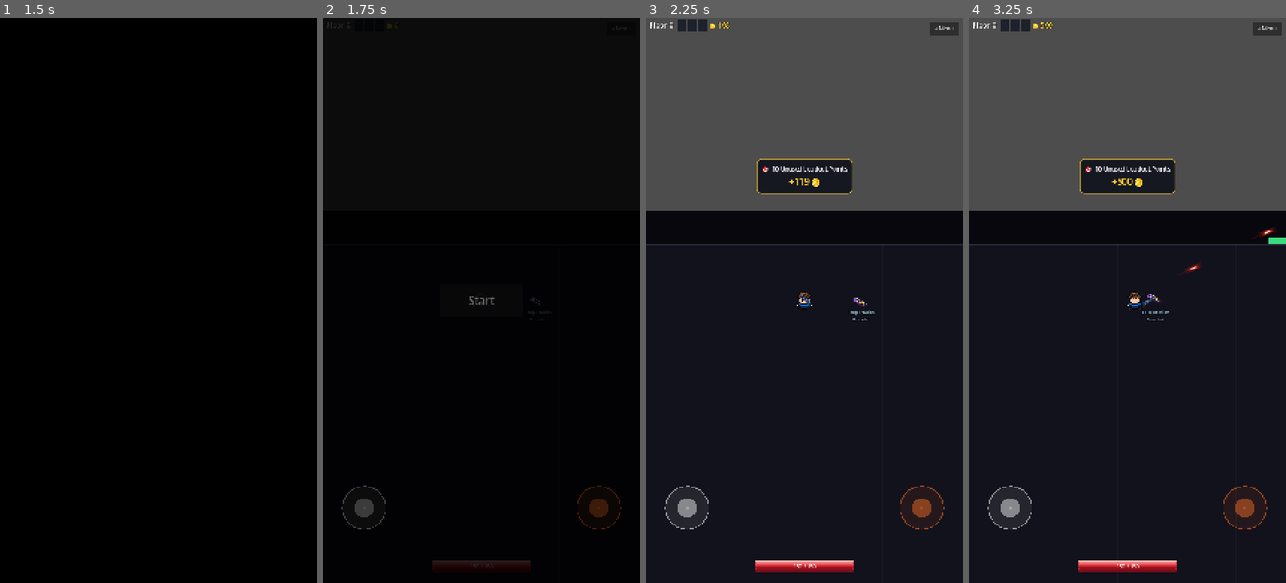
Above: before the commit, frames 1-4 (left to right).
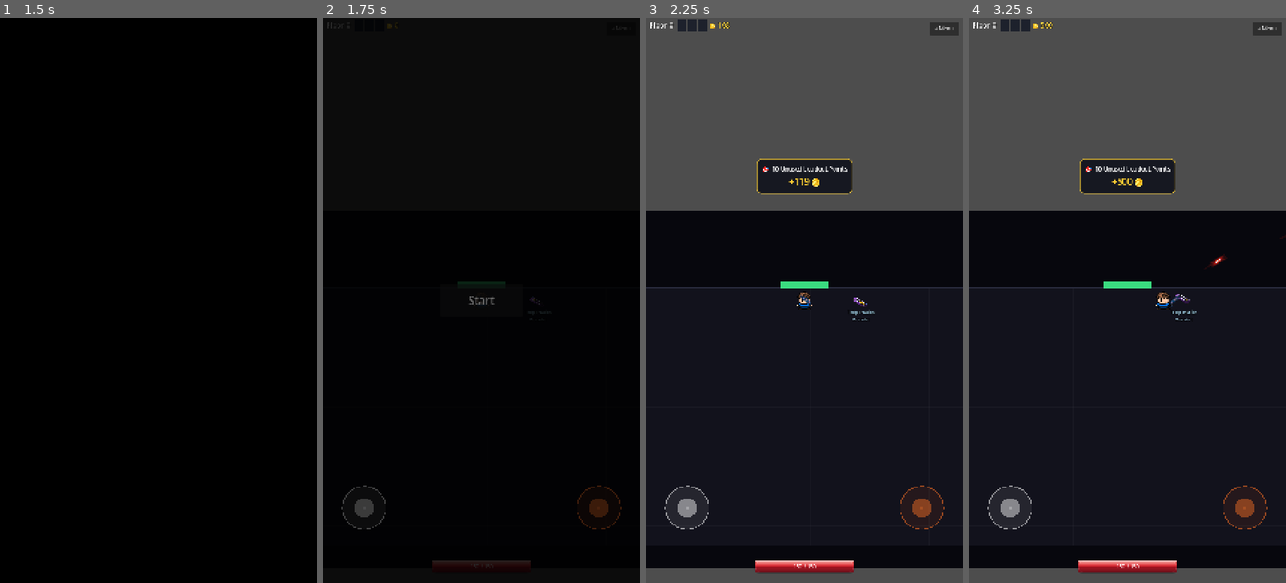
Above: after the commit, the same moments.

Repository: ryanvoget/step-rogue
Game: Godot game, scene res://scenes/menu/menu.tscn
Two runs of this game, one before a commit and one after it. Both use one fixed random seed, a clock stepped at 60 frames per second and the inputs below. Sound files missing from this copy of the repository are replaced by a short silence.
Inputs (mouse positions are in pixels of both pictures, inside the frame that each line leads up to):
- Up to frame 1 (1.5 s): click "⚔️ Play" at 0.5 s; click "⚔️ Play" at 1.25 s
- Up to frame 2 (1.75 s): no input
- Up to frame 3 (2.25 s): click "Start" at 2 s
- Up to frame 4 (3.25 s): move the mouse to (1197, 272) at 2.77 s; hold D (move_right) from 2.78 s (still down); hold Space (shoot) from 2.78 s (still down); click (1197, 272) at 2.92 s

Frame 1 is identical in both runs. In frame 2, less than 0.1% of the frame differs, in the area x 42-58%, y 46-48%; in frame 3, 3.0%; in frame 4, 3.6%, in the area x 0-100%, y 37-100%.

Commit message:
Holding Bay lobby and round Control Room
Wires the two new floor arts into the room system. Both are authored 1:1 at
1041x960 (unlike the hallways, which are 520x240 drawn at 2x), so they draw at
scale 1 and are taller than the 480px view — the camera already scrolls any room
bigger than the view, so no camera work was needed.

Holding Bay replaces the code-drawn starting lobby (floor 0). It is a 6-frame
animation, extracted from the source GIF into "Holding Bay f0..f5.png" since
Godot imports neither .aseprite nor .gif; room.gd cycles them on a Timer at
100ms so the rest of the code keeps treating _map_sprite as a plain Sprite2D.
The art's single top door matches the lobby's existing one-door layout, and
_play is measured to the floor slab.

Control Room is a new room kind taking CONTROL_ROOM_CHANCE (50%) of combat
rooms, with all four doors so any entry side works. Its floor is a CIRCLE, so
_build_walls rings it with 40 overlapping rotated segments instead of the usual
4 rects — a rect box's diagonal exceeds the radius, which would let the player
walk into the black corners outside the circle. The four corridors in the art
are decorative: doors are trigger zones at the wall, not physical openings.
_play is sized so each door zone lands at the circle's edge by its corridor.

configure() now also resets the map texture for hallway kinds, so a combat room
entered straight after a Control Room can't briefly show the round art.

Co-Authored-By: Claude Opus 5 <noreply@anthropic.com>

Diff:
--- a/scenes/rooms/room.gd
+++ b/scenes/rooms/room.gd
@@ -11,8 +11,22 @@
 const COMBAT_H := 480.0
 const BAR_W := 2080.0 # 2x the hallway width; scrolls horizontally
 const BAR_H := 480.0
-const LOBBY_W := 2080.0 # starting room: 2x wide, 3x tall — scrolls both axes, dark themed
-const LOBBY_H := 1440.0
+# Starting room: the "Holding Bay" art, authored 1:1 at final world size (NOT 2x like the
+# hallways), so it draws at scale 1. Taller than the 480px view, so the camera scrolls vertically.
+const LOBBY_W := 1041.0
+const LOBBY_H := 960.0
+const LOBBY_TEXTURE := "res://assets/Sprites/Floor Types/Holding Bay f%d.png"
+const LOBBY_FRAMES := 6      # Holding Bay is a 6-frame loop (a sparkle on the console)
+const LOBBY_FRAME_TIME := 0.1 # 100ms per frame, matching the source GIF
+# "Control Room": a round room, also authored 1:1 at 1041x960 and also vertically scrolling. Its
+# walkable floor is a CIRCLE, so _build_walls rings it with rotated segments instead of 4 rects.
+# The four corridors in the art are decorative — doors are trigger zones at the wall, not openings.
+const CONTROL_W := 1041.0
+const CONTROL_H := 960.0
+const CONTROL_TEXTURE := "res://assets/Sprites/Floor Types/Control Room.png"
+const CONTROL_CENTER := Vector2(519.5, 479.5) # measured from the art
+const CONTROL_RADIUS := 466.0                 # ...as is the floor circle's radius
+const CONTROL_WALL_SEGMENTS := 40             # ring resolution; segments overlap slightly
 
 var _kind := "combat"
 var _room_w := COMBAT_W
@@ -64,16 +78,34 @@
 		_room_h = BAR_H
 		_play = Rect2(90.0, 150.0, BAR_W - 180.0, 210.0) # wide walkable band with wall margins
 	elif kind == "start":
-		# The starting lobby: a big, dark, scrolling room with a single door at the top.
+		# The Holding Bay: one door at the top, floor slab measured from the art (32,183)-(1007,922),
+		# inset so the player can't stand inside the wall trim.
 		_room_w = LOBBY_W
 		_room_h = LOBBY_H
-		_play = Rect2(90.0, 90.0, LOBBY_W - 180.0, LOBBY_H - 180.0)
+		_play = Rect2(56.0, 206.0, 928.0, 692.0)
+	elif kind == "control":
+		# Round room. _play is the square the door zones hang off (door_zone/entry_position derive
+		# from it), sized so each zone lands right at the circle's edge by its corridor mouth. The
+		# actual walkable bound is the wall ring built in _build_walls, not this rect.
+		_room_w = CONTROL_W
+		_room_h = CONTROL_H
+		_play = Rect2(120.0, 80.0, 800.0, 800.0)
 	else:
 		_room_w = COMBAT_W
 		_room_h = COMBAT_H
 		_play = Rect2(120.0, 102.0, 800.0, 276.0)
 	_setup_map_sprite()
-	_map_sprite.visible = (kind != "bar" and kind != "start") # combat/shop/boss use hallway art; bar/lobby are drawn
+	# Hallway art is authored at half size and drawn 2x; the Holding Bay and Control Room are
+	# authored at final world size and drawn 1:1.
+	_map_sprite.scale = Vector2.ONE if (kind == "start" or kind == "control") else Vector2(MAP_SCALE, MAP_SCALE)
+	_map_sprite.visible = kind != "bar" # only the bar is still a code-drawn placeholder
+	_set_lobby_animation(kind == "start")
+	if kind == "control":
+		_map_sprite.texture = load(CONTROL_TEXTURE)
+	elif kind != "start":
+		# Reset to a hallway texture so a combat room entered straight after a Control Room never
+		# briefly shows the round art; world.gd's set_map_texture then picks the matching variant.
+		_map_sprite.texture = load(MAP_TEXTURE_PATH)
 	GameManager.room_w = _room_w
 	GameManager.room_h = _room_h
 	GameManager.play_rect = _play
@@ -87,6 +119,41 @@
 		enemy_spawn_positions.append(Vector2(x, cy))
 	queue_redraw()
 
+# ── Holding Bay frame loop ───────────────────────────────────────────────────────────────────
+# The lobby art is a 6-frame animation (extracted from the source GIF). Frames are loaded once and
+# cycled by a Timer rather than an AnimatedSprite2D, so the rest of the room code keeps treating
+# _map_sprite as a plain Sprite2D with a swappable texture (set_map_texture, scale, z_index...).
+var _lobby_frames: Array[Texture2D] = []
+var _lobby_frame := 0
+var _lobby_timer: Timer = null
+
+func _set_lobby_animation(on: bool) -> void:
+	if not on:
+		if _lobby_timer != null:
+			_lobby_timer.stop()
+		return
+	if _lobby_frames.is_empty():
+		for i in range(LOBBY_FRAMES):
+			var t: Texture2D = load(LOBBY_TEXTURE % i)
+			if t != null:
+				_lobby_frames.append(t)
+	if _lobby_frames.is_empty():
+		return # art missing — leave whatever texture is set rather than blanking the room
+	_lobby_frame = 0
+	_map_sprite.texture = _lobby_frames[0]
+	if _lobby_timer == null:
+		_lobby_timer = Timer.new()
+		_lobby_timer.wait_time = LOBBY_FRAME_TIME
+		_lobby_timer.timeout.connect(_advance_lobby_frame)
+		add_child(_lobby_timer)
+	_lobby_timer.start()
+
+func _advance_lobby_frame() -> void:
+	if _lobby_frames.is_empty() or _kind != "start":
+		return
+	_lobby_frame = (_lobby_frame + 1) % _lobby_frames.size()
+	_map_sprite.texture = _lobby_frames[_lobby_frame]
+
 func _setup_map_sprite() -> void:
 	if _map_sprite == null:
 		_map_sprite = Sprite2D.new()
@@ -104,8 +171,9 @@
 func set_map_texture(path: String) -> void:
 	if _map_sprite == null:
 		_setup_map_sprite()
-	if _kind == "bar" or _kind == "start":
-		return # bar/lobby are drawn, not textured; combat/shop/boss all use the hallway art
+	if _kind == "bar" or _kind == "start" or _kind == "control":
+		return # these own their own art (drawn placeholder / animated lobby / the round room);
+		       # only combat/shop/boss swap between the interchangeable hallway variants
 	var tex: Texture2D = load(path)
 	if tex != null and tex != _map_sprite.texture:
 		_map_sprite.texture = tex
@@ -243,11 +311,37 @@
 		if is_instance_valid(w):
 			w.queue_free()
 	_wall_bodies.clear()
+	# Round room: ring the circular floor with overlapping rotated segments. A rect box would let
+	# the player walk into the black corners outside the circle (its diagonal exceeds the radius).
+	if _kind == "control":
+		_build_ring_walls(CONTROL_CENTER, CONTROL_RADIUS, CONTROL_WALL_SEGMENTS)
+		return
 	var p := _play
 	_wall(Vector2(p.position.x - WALL_T, p.position.y - WALL_T - TOP_WALL_LIFT), Vector2(p.size.x + 2.0 * WALL_T, WALL_T)) # top
 	_wall(Vector2(p.position.x - WALL_T, p.end.y),               Vector2(p.size.x + 2.0 * WALL_T, WALL_T)) # bottom
 	_wall(Vector2(p.position.x - WALL_T, p.position.y),          Vector2(WALL_T, p.size.y))                # left
 	_wall(Vector2(p.end.x,               p.position.y),          Vector2(WALL_T, p.size.y))                # right
+
+# Approximates a circular wall with `count` rotated segments sitting just outside `radius`. Each
+# segment is made 1.25x its exact arc length so neighbours overlap and no gap opens up between
+# them at this resolution (a player pushing into a seam would otherwise squeeze through).
+func _build_ring_walls(center: Vector2, radius: float, count: int) -> void:
+	var seg_len := (TAU * radius / float(count)) * 1.25
+	for i in range(count):
+		var a := TAU * float(i) / float(count)
+		var dir := Vector2(cos(a), sin(a))
+		var body := StaticBody2D.new()
+		body.position = center + dir * (radius + WALL_T * 0.5)
+		body.rotation = a + PI * 0.5 # long axis tangent to the circle
+		body.collision_layer = 8
+		body.collision_mask = 0
+		var col := CollisionShape2D.new()
+		var shape := RectangleShape2D.new()
+		shape.size = Vector2(seg_len, WALL_T)
+		col.shape = shape # centred on the body, unlike the axis-aligned _wall below
+		body.add_child(col)
+		add_child(body)
+		_wall_bodies.append(body)
 
 func _wall(pos: Vector2, size: Vector2) -> void:
 	var body  := StaticBody2D.new()
--- a/scenes/world/world.gd
+++ b/scenes/world/world.gd
@@ -29,6 +29,8 @@
 	{"tex": "res://assets/Sprites/Floor Types/Hallway v5.png", "doors": [0, 2, 3]},    # top, left, right
 	{"tex": "res://assets/Sprites/Floor Types/Hallway v6.png", "doors": [0, 1, 2]},    # top, bottom, left
 ]
+# Share of combat rooms that use the round Control Room layout instead of a hallway variant.
+const CONTROL_ROOM_CHANCE := 0.5
 const GRENADE_CHARGES := 5 # throwable grenades get this many uses per run instead of one-shot
 const TURRET_CHARGES := 5   # placeable turrets get this many deploys per run instead of one-shot
 const MINE_CHARGES := 5     # detonator mines get this many uses per run instead of one-shot
@@ -1354,7 +1356,13 @@
 		if entry_side != -1 and not doors.has(entry_side):
 			doors.append(entry_side) # plus the way back, wherever the player came in
 	elif kind == "start":
-		doors = [0] # single door on top (side 0) leading up to floor 1 — lobby is a drawn room
+		doors = [0] # single door on top (side 0) — the Holding Bay art has one door, at the top
+	elif kind == "combat" and randf() < CONTROL_ROOM_CHANCE:
+		# Half of all combat rooms are the round Control Room instead of a hallway. It's a
+		# different size/shape, so it's a room KIND (room.gd::configure) rather than another
+		# entry in HALLWAY_VARIANTS — and it has all four doors, so any entry side is fine.
+		kind = "control"
+		doors = [0, 1, 2, 3]
 	else:
 		var v := _pick_variant(entry_side)
 		variant = v["tex"]
@@ -1377,8 +1385,9 @@
 	var st: Dictionary = _rooms[_current_pos]
 	_room_kind = st.get("kind", "combat")
 	_room.configure(_room_kind) # sets size, walls, bounds, and (for bar) the scrolling layout
-	if _room_kind != "bar":
+	if st["variant"] != "":
 		_room.set_map_texture(st["variant"]) # load the art whose doors match this room
+		                                     # (bar/lobby/control have no variant — they own their art)
 	_room.set_doors(_current_entry_side, st["doors"], not st["cleared"])
 	var cd: int = st.get("challenge_door", -1)
 	if cd != -1 and st.get("cleared", false):
Not shown, added: assets/Sprites/Floor Types/Control Room.png.import
Binary file added: assets/Sprites/Floor Types/Holding Bay f0.png
Not shown, added: assets/Sprites/Floor Types/Holding Bay f0.png.import
Binary file added: assets/Sprites/Floor Types/Holding Bay f1.png
Not shown, added: assets/Sprites/Floor Types/Holding Bay f1.png.import
Binary file added: assets/Sprites/Floor Types/Holding Bay f2.png
Not shown, added: assets/Sprites/Floor Types/Holding Bay f2.png.import
Binary file added: assets/Sprites/Floor Types/Holding Bay f3.png
Not shown, added: assets/Sprites/Floor Types/Holding Bay f3.png.import
Binary file added: assets/Sprites/Floor Types/Holding Bay f4.png
Not shown, added: assets/Sprites/Floor Types/Holding Bay f4.png.import
Binary file added: assets/Sprites/Floor Types/Holding Bay f5.png
(and 1 more such lines)
